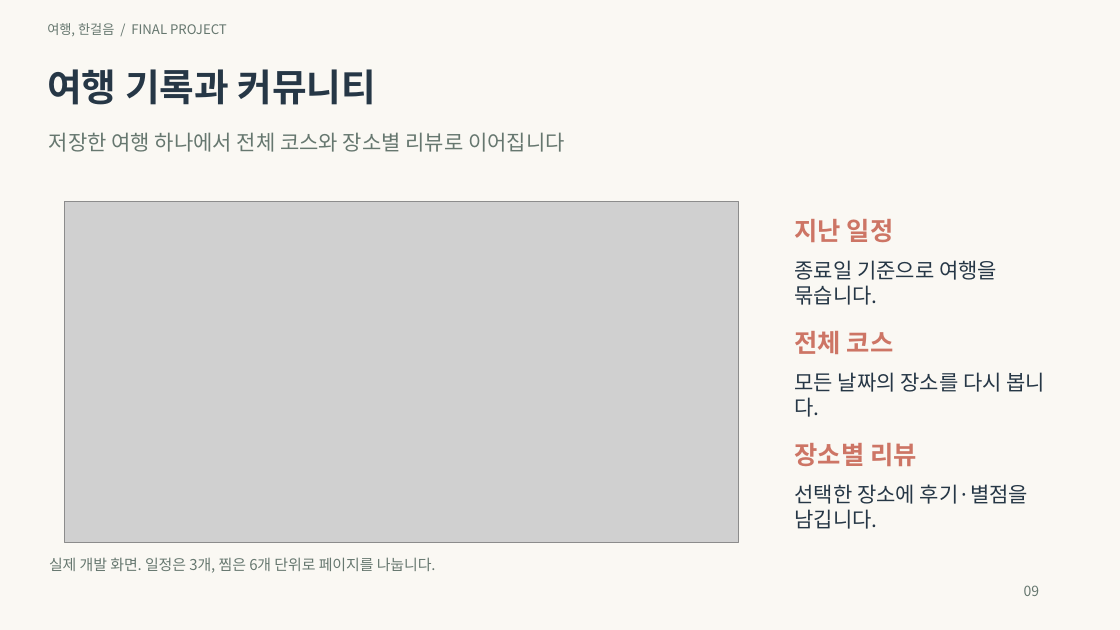
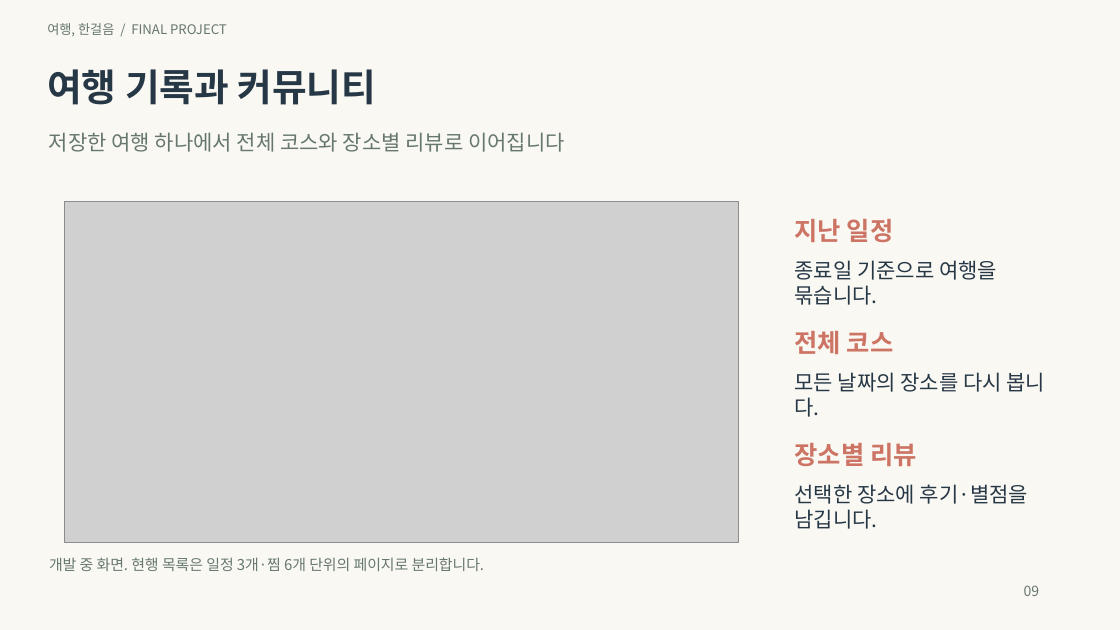
Before and after one commit to inyoung7-lab/AI-Travel-Planner, a slide deck: slide 9 of deliverables/final-project-20261025/04_프로젝트_기획발표.pptx. Drawn at 1120x630 pixels with LibreOffice and Linux fonts; fonts in the diff are those of the drawing; grey boxes stand for pictures. Boxes give left, top, right and bottom in pixels: in the first picture for what was removed or moved away, otherwise in the second. Text is boxed around its words. In the diff, an @@ line names an element or a change of style, - is before the commit and + after.

```diff
--- a/deliverables/final-project-20261025/04_프로젝트_기획발표.pptx
+++ b/deliverables/final-project-20261025/04_프로젝트_기획발표.pptx
@@ text at (49, 557, 484, 571): text changed @@
-실제 개발 화면. 일정은 3개, 찜은 6개 단위로 페이지를 나눕니다.
+개발 중 화면. 현행 목록은 일정 3개·찜 6개 단위의 페이지로 분리합니다.
```
Also in this commit, not shown: 14 other slides changed, 1 slide added, 1 slide removed, 6 other files.
